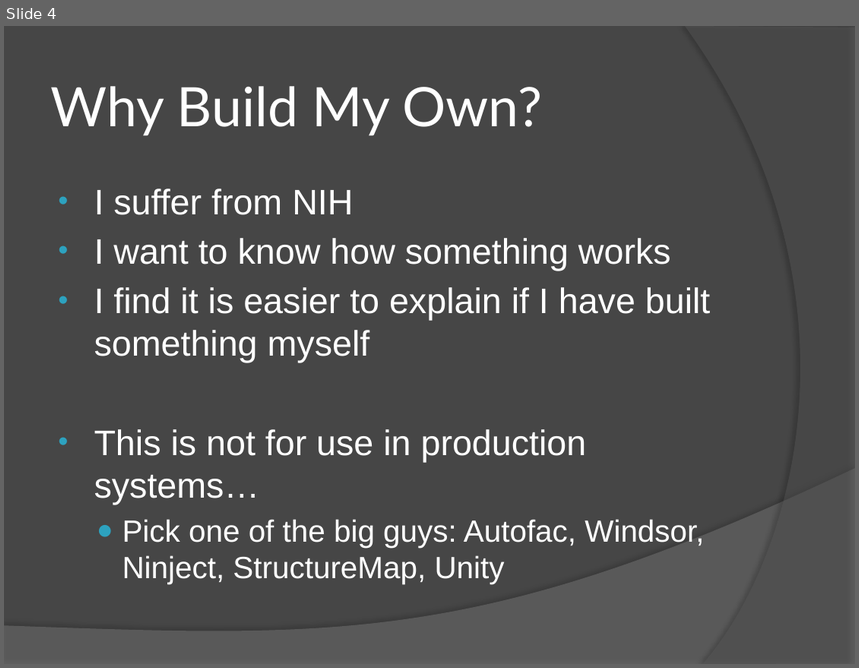
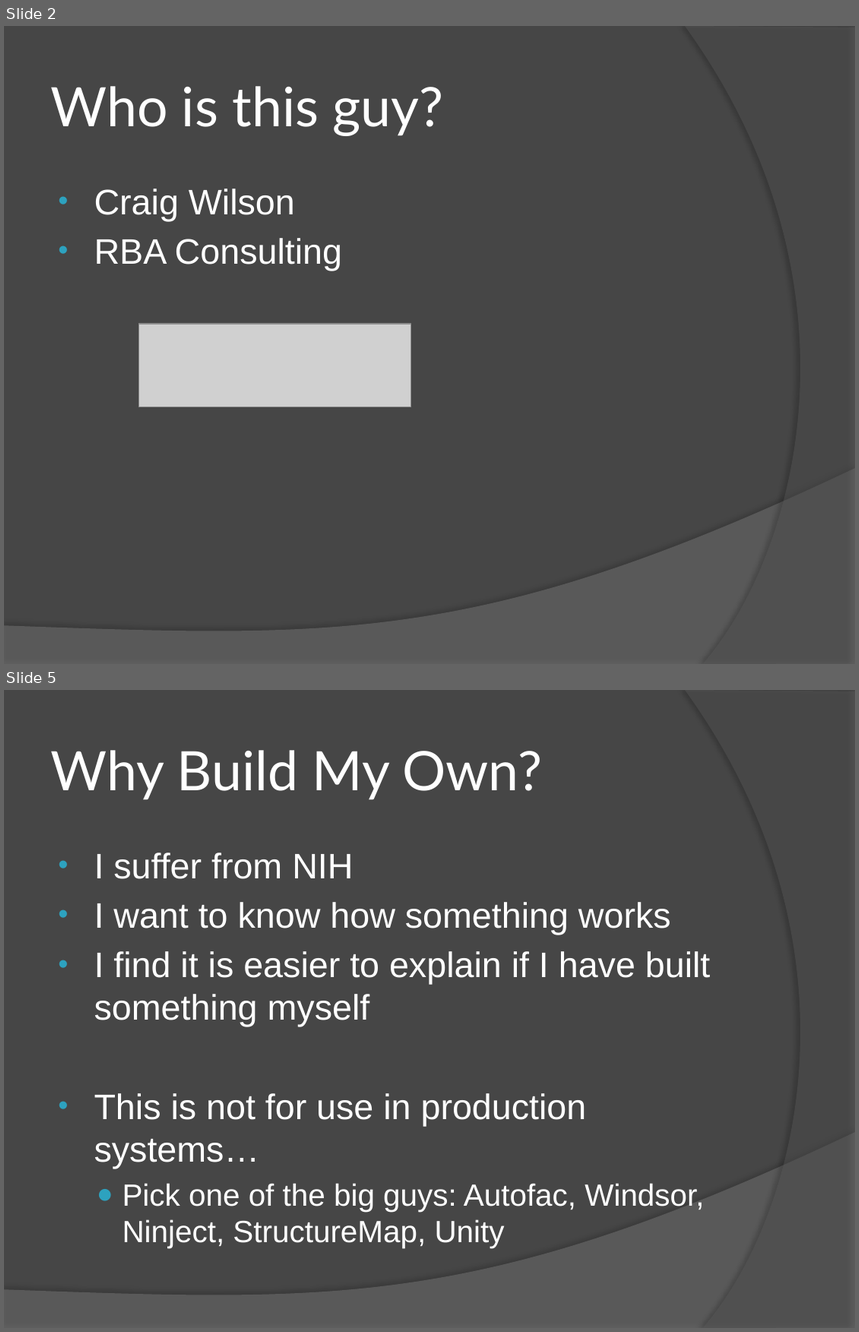
Before and after one commit to craiggwilson/presentations, a slide deck: BuildYourOwnIoC/Build Your Own Ioc Container.pptx. Shown one above the other, each under a label of ours: slide 4 before the commit, slides 2 and 5 after it; the slides between them are not shown. The pictures are 859x668 and 859x1332 pixels, drawn with LibreOffice and Linux fonts; fonts in the diff are those of the drawing; grey boxes stand for pictures. Boxes give left, top, right and bottom in pixels: in the first picture for what was removed or moved away, otherwise in the second. Text is boxed around its words. In the diff, an @@ line names an element or a change of style, - is before the commit and + after.

```diff
--- a/BuildYourOwnIoC/Build Your Own Ioc Container.pptx
+++ b/BuildYourOwnIoC/Build Your Own Ioc Container.pptx
@@ slide 2 added at <box>4,26,855,664</box>, background #464646; not listed: 2 template elements that a slide beside it also shows @@
@@ title added at <box>51,86,444,136</box>, 46 pt, text #FFFFFF @@
+Who is this guy?
@@ text added at <box>94,189,342,271</box>, 30 pt, text #FFFFFF @@
+• Craig Wilson
+• RBA Consulting
@@ picture added at <box>139,324,411,408</box> @@
@@ what was slide 4 is now slide 5 @@
```
Also in this commit, not shown: 4 slides changed, 1 other slide added, 3 slides removed, 16 other files.
